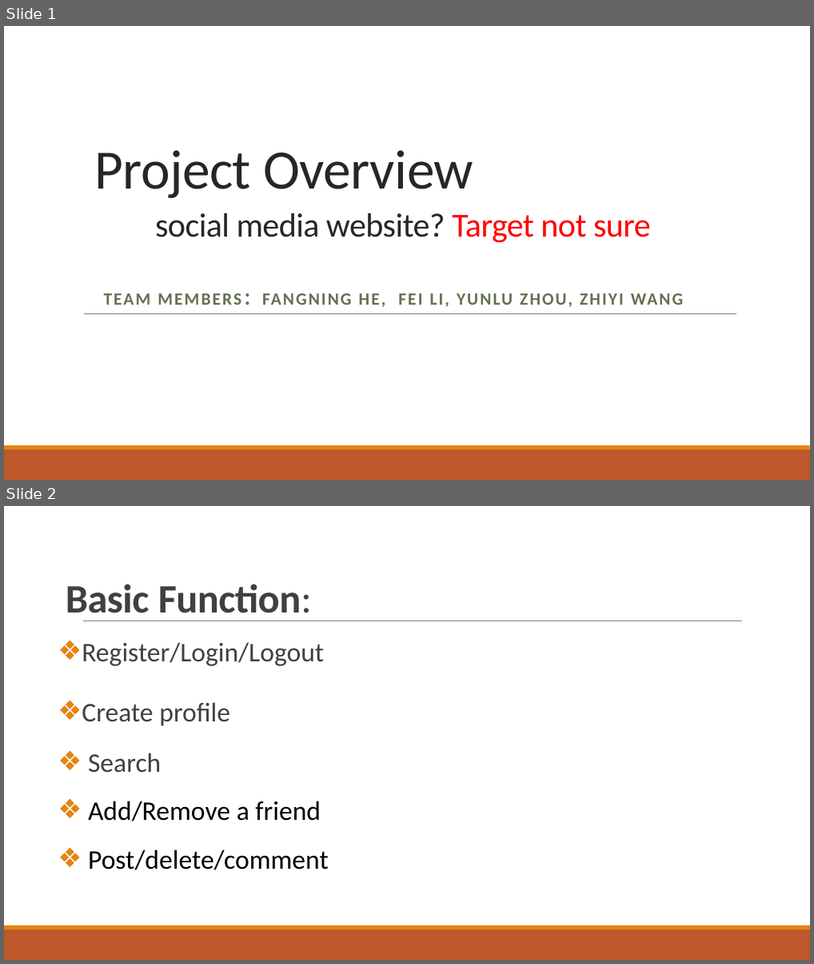
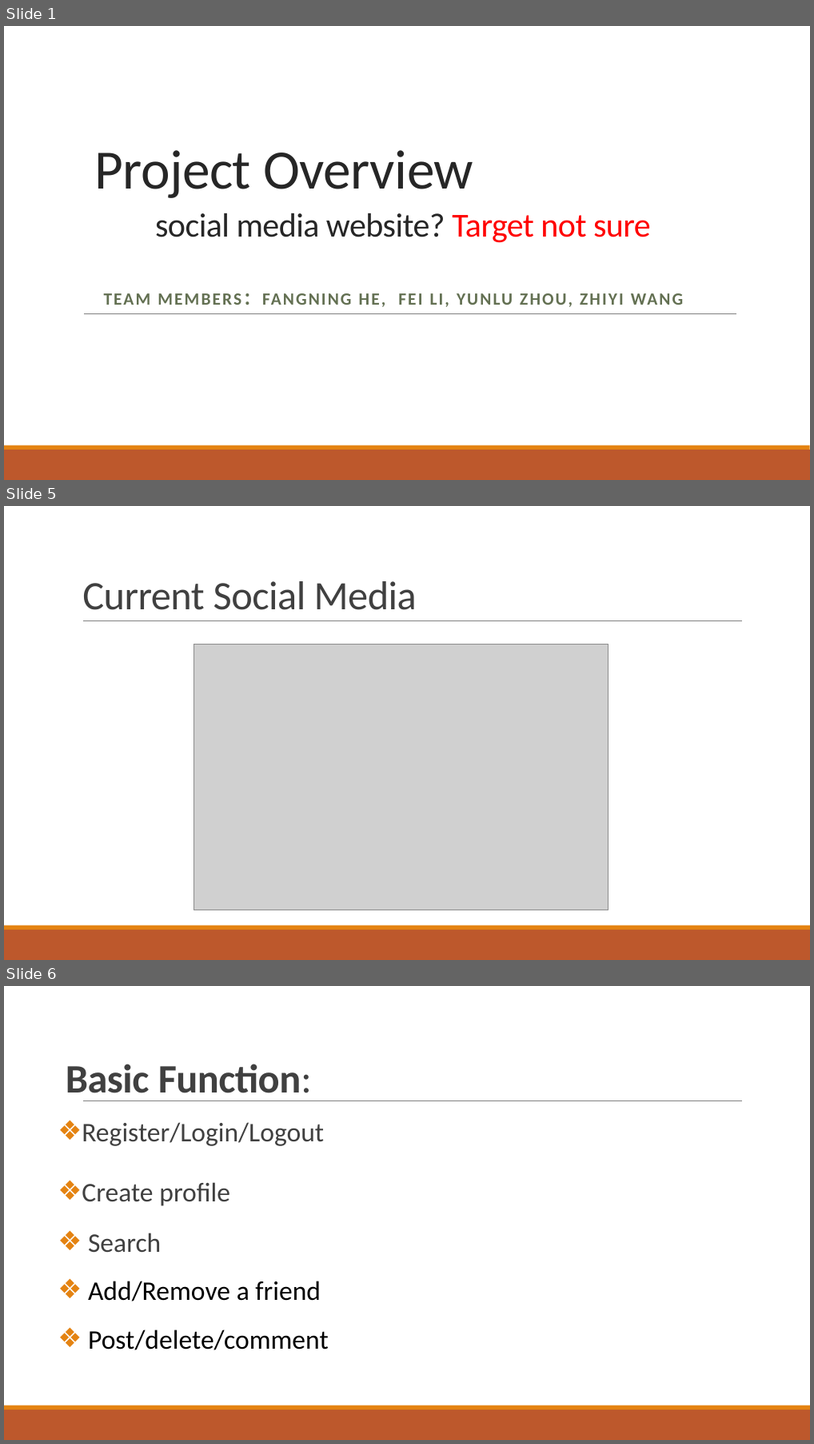
Before and after one commit to FeifeifeiGit/Web_Design_Spring2017, a slide deck: Final/final.pptx. Shown one above the other, each under a label of ours: slides 1 and 2 before the commit, slides 1, 5 and 6 after it; the slides between them are not shown. The pictures are 814x964 and 814x1444 pixels, drawn with LibreOffice and Linux fonts; fonts in the diff are those of the drawing; grey boxes stand for pictures. Boxes give left, top, right and bottom in pixels: in the first picture for what was removed or moved away, otherwise in the second. Text is boxed around its words. In the diff, an @@ line names an element or a change of style, - is before the commit and + after.

Commit message:
add reasons for social media

```diff
--- a/Final/final.pptx
+++ b/Final/final.pptx
@@ slide 5 added at box(4, 506, 810, 960), background #FFFFFF; not listed: 3 template elements that a slide beside it also shows @@
@@ title added at box(82, 581, 417, 610), 48 pt, text #404040 @@
+Current Social Media
@@ picture added at box(194, 644, 609, 910) @@
@@ what was slide 2 is now slide 6 @@
```
Also in this commit, not shown: 3 other slides added.
